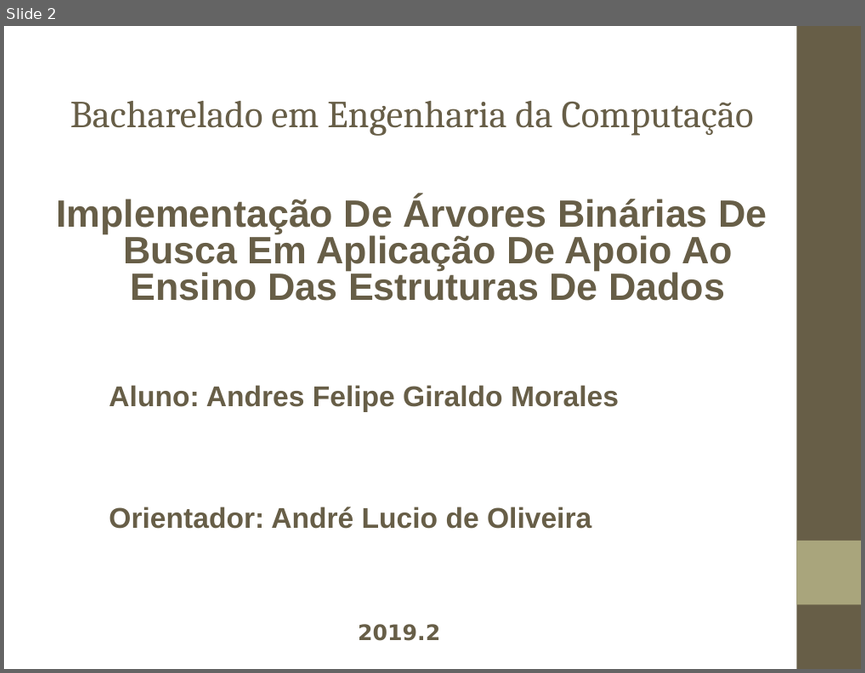
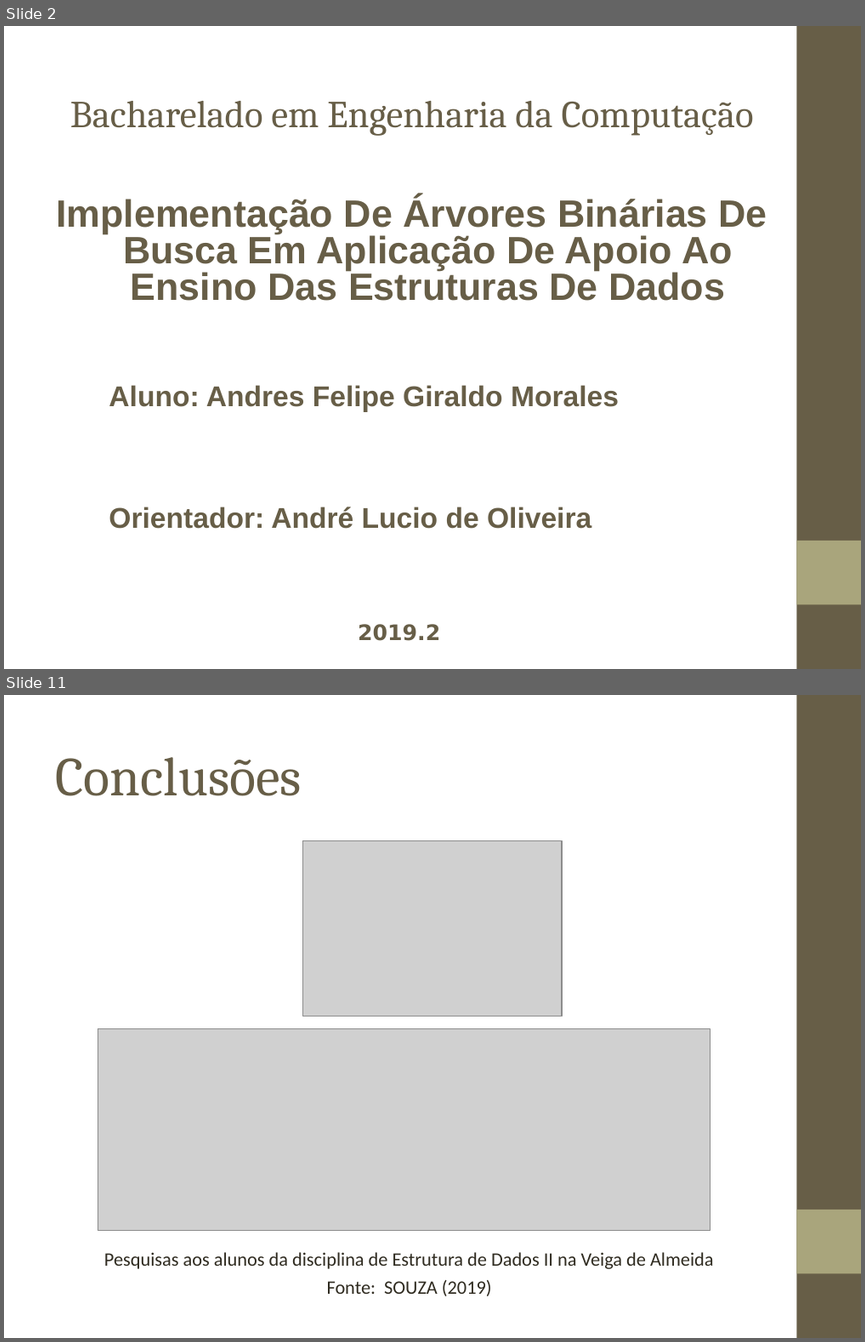
Before and after one commit to andresklr/monografia1902, a slide deck: Texto/Apresentação/Monografia 1902.ppt. Shown one above the other, each under a label of ours: slide 2 before the commit, slides 2 and 11 after it; the slides between them are not shown. The pictures are 865x673 and 865x1342 pixels, drawn with LibreOffice and Linux fonts; fonts in the diff are those of the drawing; grey boxes stand for pictures; background and template pictures are left out. Boxes give left, top, right and bottom in pixels: in the first picture for what was removed or moved away, otherwise in the second. Text is boxed around its words. In the diff, an @@ line names an element or a change of style, - is before the commit and + after.

```diff
--- a/Texto/Apresentação/Monografia 1902.ppt
+++ b/Texto/Apresentação/Monografia 1902.ppt
@@ slide 11 added at (4,695,861,1338), background picture (left out); not listed: 2 template elements that a slide beside it also shows @@
@@ title added at (55,757,302,796), 46 pt, text #675E47 @@
+Conclusões
@@ picture added at (303,840,562,1016) @@
@@ picture added at (98,1029,710,1231) @@
@@ text added at (104,1252,714,1296), 16 pt, text #2F2B20 @@
+Pesquisas aos alunos da disciplina de Estrutura de Dados II na Veiga de Almeida
+Fonte: SOUZA (2019)
```
Also in this commit, not shown: 1 slide changed, 8 other slides added, 8 slides removed, 3 other files.
